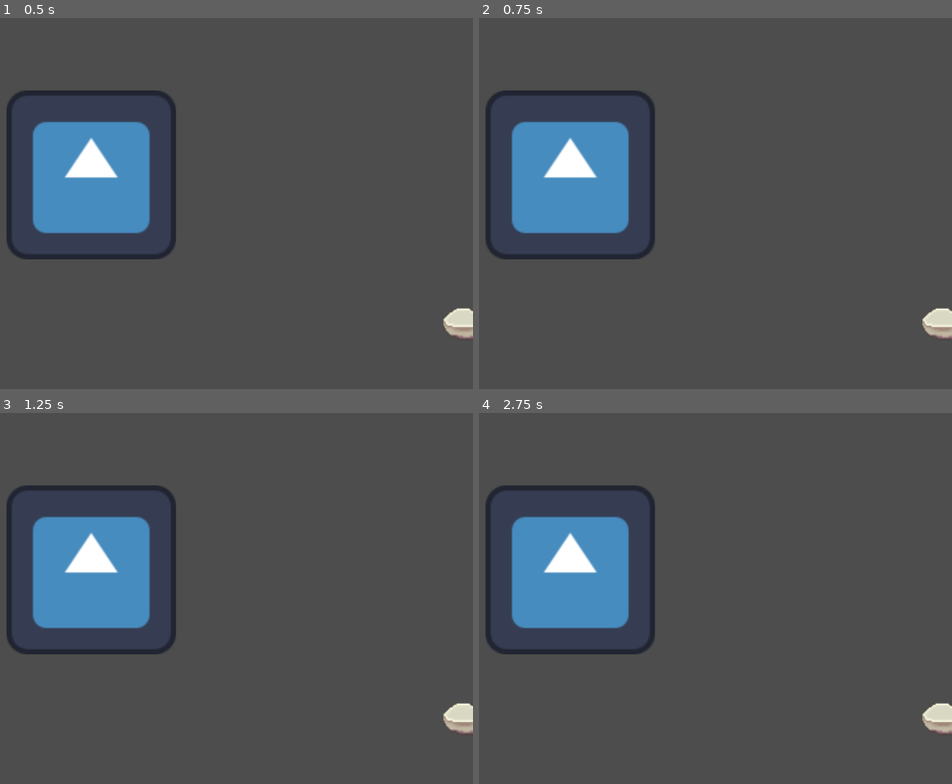
Above: before the commit, frames 1-4 (two rows, left to right).
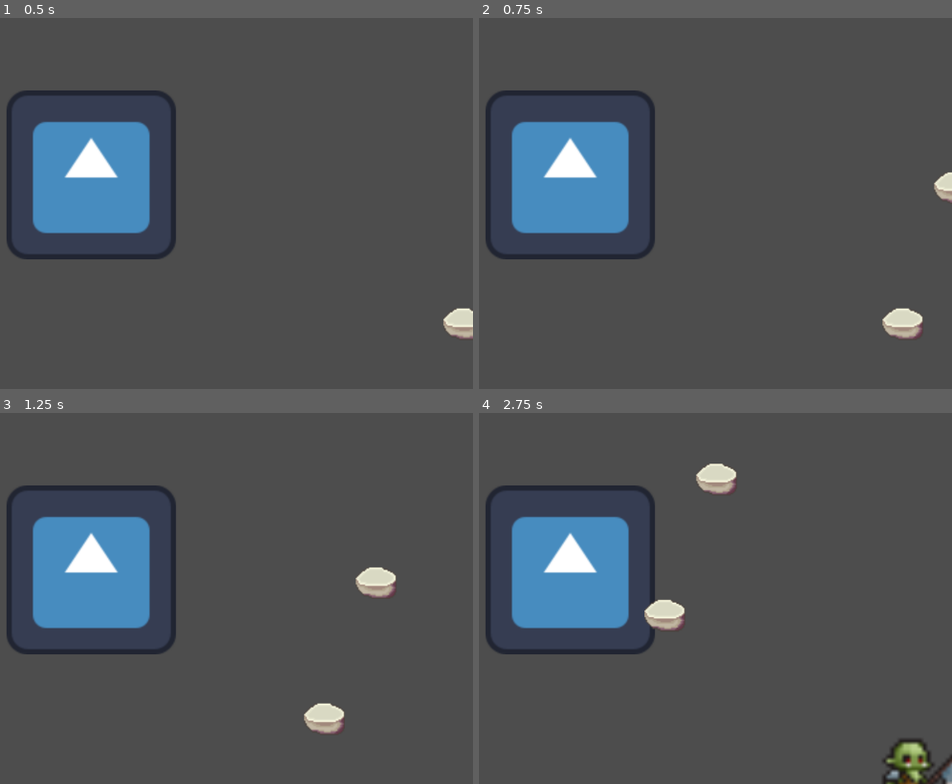
Above: after the commit, the same moments.

Repository: DinkleBird/rpg
Game: Godot game, scene res://main.tscn
Two runs of this game, one before a commit and one after it. Both use one fixed random seed, a clock stepped at 60 frames per second and the inputs below. The engine's default icon, where the game draws it, is replaced by a stand-in: a white triangle on a blue panel in a dark square.
Inputs (mouse positions are in pixels of both pictures, inside the frame that each line leads up to):
- Up to frame 1 (0.5 s): no input
- Up to frame 2 (0.75 s): tap Enter at 0.5 s; move the mouse to (739, 155) at 0.52 s; hold D (move_right) from 0.53 s (still down); hold Shift (sprint) from 0.53 s (still down); click (739, 155) at 0.67 s
- Up to frame 3 (1.25 s): keep holding D (move_right); keep holding Shift (sprint)
- Up to frame 4 (2.75 s): move the mouse to (outside the picture) at 1.27 s; release D (move_right) at 1.28 s; release Shift (sprint) at 1.28 s; hold S (move_down) 1.28-2.03 s; tap Shift (sprint) at 1.35 s; click (outside the picture) at 1.42 s; move the mouse to (644, 476) at 2.02 s; hold D (move_right) from 2.03 s (still down); hold Shift (sprint) from 2.03 s (still down); click (644, 476) at 2.17 s

Frame 1 is identical in both runs. In frame 2, 1.2% of the frame differs, in the area x 85-100%, y 41-87%; in frame 3, 1.6%; in frame 4, 2.7%, in the area x 34-100%, y 13-100%.
Error before the commit: Parse Error: Expected indented block after function declaration. (res://player.gd:25)

Commit message:
Added Enemy

Diff:
--- /dev/null
+++ b/enemy.gd
@@ -0,0 +1,20 @@
+# Filename: Enemy.gd
+extends CharacterBody2D
+
+# The speed at which the enemy moves.
+@export var speed = 75.0
+
+# A reference to the player node. We will set this in the Godot editor.
+@export var player_node: Node2D
+
+func _physics_process(_delta):
+	# Make sure the player_node has been assigned in the editor.
+	if player_node:
+		# Calculate the direction to the player.
+		var direction_to_player = (player_node.global_position - global_position).normalized()
+
+		# Set the velocity to move towards the player.
+		velocity = direction_to_player * speed
+
+		# Move the character and handle collisions.
+		move_and_slide()
--- /dev/null
+++ b/enemy_base.tscn
@@ -0,0 +1,18 @@
+[gd_scene load_steps=4 format=3 uid="uid://7btmust8ydkn"]
+
+[ext_resource type="Script" uid="uid://jpmx2qkty7ch" path="res://enemy.gd" id="1_8nqel"]
+[ext_resource type="Texture2D" uid="uid://ch0w6u34nvxek" path="res://downloads/Tiny RPG Character Asset Pack v1.03 -Free Soldier&Orc/Characters(100x100)/Orc/Orc/Orc-Idle.png" id="2_edvsq"]
+
+[sub_resource type="CircleShape2D" id="CircleShape2D_edvsq"]
+
+[node name="enemy_base" type="CharacterBody2D"]
+scale = Vector2(3, 3)
+script = ExtResource("1_8nqel")
+
+[node name="CollisionShape2D" type="CollisionShape2D" parent="."]
+shape = SubResource("CircleShape2D_edvsq")
+
+[node name="Sprite2D" type="Sprite2D" parent="."]
+texture = ExtResource("2_edvsq")
+region_enabled = true
+region_rect = Rect2(33.5, 32.75, 36, 32)
--- a/main.tscn
+++ b/main.tscn
@@ -1,7 +1,8 @@
-[gd_scene load_steps=3 format=3 uid="uid://bsqpivlfqe4cl"]
+[gd_scene load_steps=4 format=3 uid="uid://bsqpivlfqe4cl"]
 
 [ext_resource type="PackedScene" uid="uid://bqkg6nbs0ndnt" path="res://player.tscn" id="1_ig7tw"]
 [ext_resource type="PackedScene" uid="uid://vhews5o0b0s8" path="res://environment/Rock.tscn" id="2_0xm2m"]
+[ext_resource type="PackedScene" uid="uid://7btmust8ydkn" path="res://enemy_base.tscn" id="3_h2yge"]
 
 [node name="Main" type="Node2D"]
 
@@ -18,3 +19,7 @@
 
 [node name="Rock4" parent="." instance=ExtResource("2_0xm2m")]
 position = Vector2(-58, -286)
+
+[node name="enemy_base" parent="." node_paths=PackedStringArray("player_node") instance=ExtResource("3_h2yge")]
+position = Vector2(651, 321)
+player_node = NodePath("../Player")
--- a/player.gd
+++ b/player.gd
@@ -24,17 +24,17 @@
 
 func _unhandled_input(event):
 
-if event is InputEventMouseButton:
+	if event is InputEventMouseButton:
 
-if event.button_index == MOUSE_BUTTON_WHEEL_UP:
+		if event.button_index == MOUSE_BUTTON_WHEEL_UP:
 
-target_zoom += zoom_speed
+			target_zoom += zoom_speed
 
-if event.button_index == MOUSE_BUTTON_WHEEL_DOWN:
+		if event.button_index == MOUSE_BUTTON_WHEEL_DOWN:
 
-target_zoom -= zoom_speed
+			target_zoom -= zoom_speed
 
-target_zoom = clamp(target_zoom, min_zoom, max_zoom)
+		target_zoom = clamp(target_zoom, min_zoom, max_zoom)
 
 
 
@@ -42,22 +42,22 @@
 
 # Movement
 
-var current_speed = speed
+	var current_speed = speed
 
-if Input.is_action_pressed("sprint"):
+	if Input.is_action_pressed("sprint"):
 
-current_speed *= sprint_speed_multiplier
+		current_speed *= sprint_speed_multiplier
 
 
 
-var direction = Input.get_vector("move_left", "move_right", "move_up", "move_down")
+	var direction = Input.get_vector("move_left", "move_right", "move_up", "move_down")
 
-velocity = direction * current_speed
+	velocity = direction * current_speed
 
-move_and_slide()
+	move_and_slide()
 
 
 
 # Camera Zoom
 
-camera.zoom = lerp(camera.zoom, Vector2(target_zoom, target_zoom), 10.0 * delta)
+	camera.zoom = lerp(camera.zoom, Vector2(target_zoom, target_zoom), 10.0 * delta)
--- a/player.tscn
+++ b/player.tscn
@@ -7,7 +7,7 @@
 radius = 64.0
 height = 130.0
 
-[node name="Player" type="CharacterBody2D"]
+[node name="Player" type="CharacterBody2D" groups=["player"]]
 script = ExtResource("1_4flbx")
 metadata/_edit_horizontal_guides_ = [-130.0]
 
--- a/project.godot
+++ b/project.godot
@@ -14,6 +14,10 @@
 run/main_scene="uid://bsqpivlfqe4cl"
 config/features=PackedStringArray("4.4", "Forward Plus")
 config/icon="res://icon.svg"
+
+[global_group]
+
+player=""
 
 [input]
 
Binary file added: downloads/Tiny RPG Character Asset Pack v1.03 -Free Soldier&Orc/Arrow(Projectile)/Arrow01(100x100).png
Not shown, added: downloads/Tiny RPG Character Asset Pack v1.03 -Free Soldier&Orc/Arrow(Projectile)/Arrow01(100x100).png.import
Binary file added: downloads/Tiny RPG Character Asset Pack v1.03 -Free Soldier&Orc/Arrow(Projectile)/Arrow01(32x32).png
Not shown, added: downloads/Tiny RPG Character Asset Pack v1.03 -Free Soldier&Orc/Arrow(Projectile)/Arrow01(32x32).png.import
Binary file added: downloads/Tiny RPG Character Asset Pack v1.03 -Free Soldier&Orc/Aseprite file/Orc.aseprite
Binary file added: downloads/Tiny RPG Character Asset Pack v1.03 -Free Soldier&Orc/Aseprite file/Soldier.aseprite
Binary file added: downloads/Tiny RPG Character Asset Pack v1.03 -Free Soldier&Orc/Characters(100x100)/Orc/Orc with shadows/Orc-Attack01.png
Not shown, added: downloads/Tiny RPG Character Asset Pack v1.03 -Free Soldier&Orc/Characters(100x100)/Orc/Orc with shadows/Orc-Attack01.png.import
Binary file added: downloads/Tiny RPG Character Asset Pack v1.03 -Free Soldier&Orc/Characters(100x100)/Orc/Orc with shadows/Orc-Attack02.png
Not shown, added: downloads/Tiny RPG Character Asset Pack v1.03 -Free Soldier&Orc/Characters(100x100)/Orc/Orc with shadows/Orc-Attack02.png.import
Binary file added: downloads/Tiny RPG Character Asset Pack v1.03 -Free Soldier&Orc/Characters(100x100)/Orc/Orc with shadows/Orc-Death.png
Not shown, added: downloads/Tiny RPG Character Asset Pack v1.03 -Free Soldier&Orc/Characters(100x100)/Orc/Orc with shadows/Orc-Death.png.import
(and 86 more such lines)
